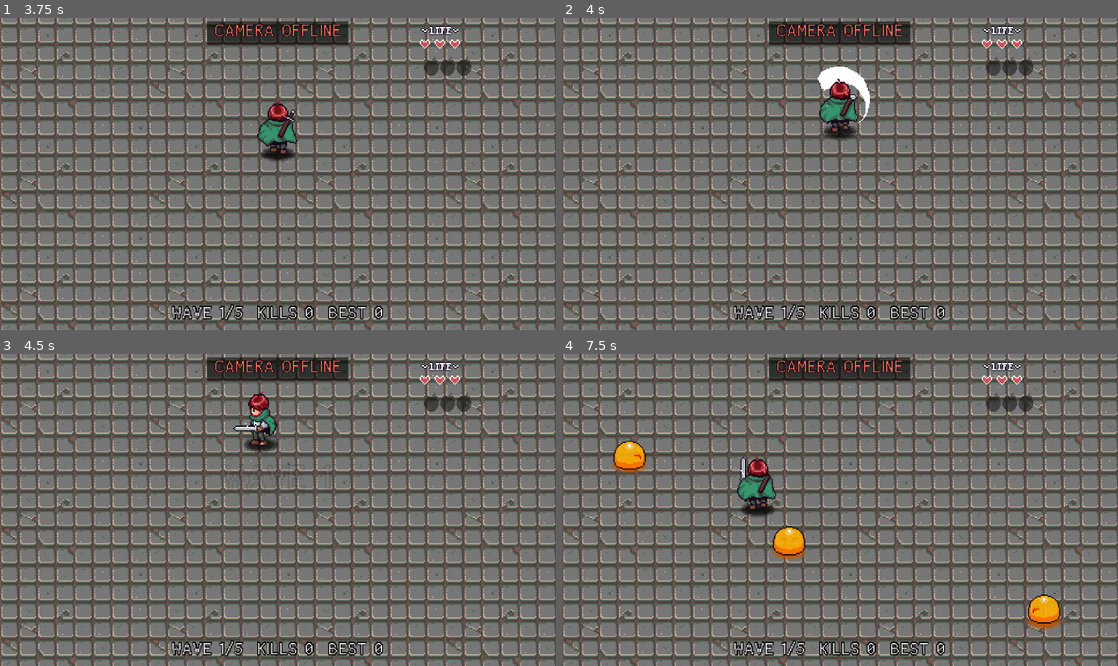
Above: before the commit, frames 1-4 (two rows, left to right).
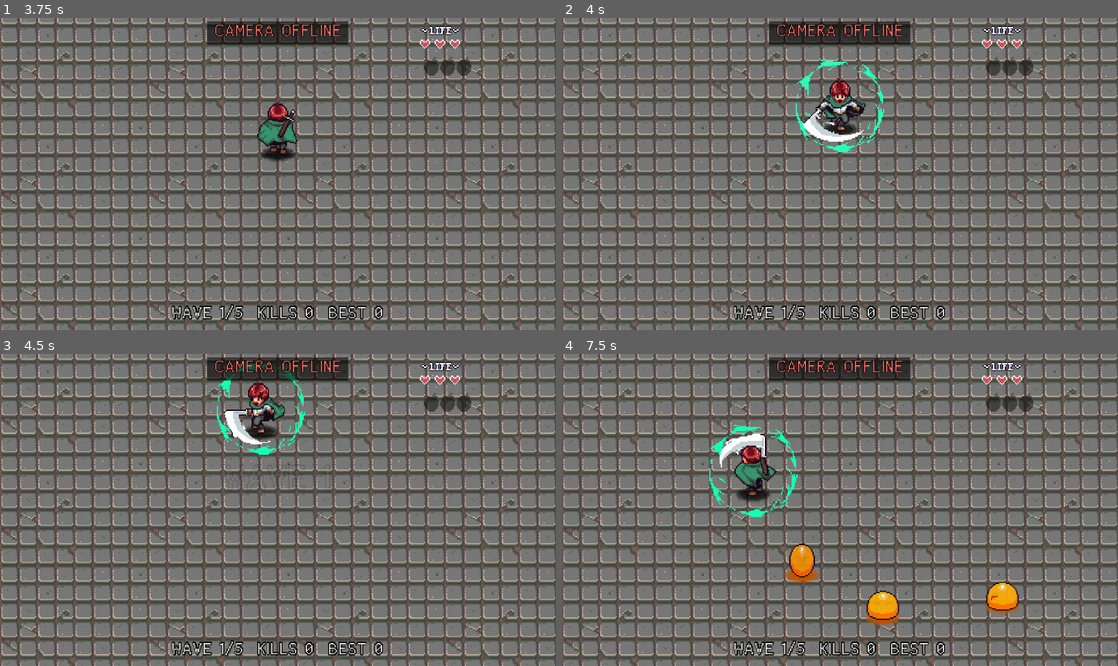
Above: after the commit, the same moments.

Repository: cjhDuke/AARPG-Gesture
Game: Godot game, scene res://ui/title/title_scene.tscn
Two runs of this game, one before a commit and one after it. Both use one fixed random seed, a clock stepped at 60 frames per second and the inputs below.
Inputs (mouse positions are in pixels of both pictures, inside the frame that each line leads up to):
- Up to frame 1 (3.75 s): tap Enter at 0.5 s; move the mouse to (400, 158) at 0.52 s; hold D (right) 0.53-1.28 s; hold Z (attack) 0.53-1.28 s; click (400, 158) at 0.67 s; move the mouse to (166, 189) at 1.27 s; hold S (down) 1.28-2.03 s; tap L (ability) at 1.35 s; tap Z (attack) at 1.55 s; move the mouse to (333, 105) at 2.02 s; hold D (right) 2.03-2.75 s; hold Z (attack) 2.03-2.75 s; click "START" at 2.75 s; move the mouse to (250, 236) at 3.52 s; hold W (up) from 3.53 s (still down); tap 0 at 3.6 s; click (250, 236) at 3.67 s
- Up to frame 2 (4 s): keep holding W (up); tap Z (attack) at 3.8 s
- Up to frame 3 (4.5 s): move the mouse to (444, 556) at 4.27 s; release W (up) at 4.28 s; hold A (left) from 4.28 s (still down); hold Z (attack) from 4.28 s (still down); tap I at 4.35 s
- Up to frame 4 (7.5 s): move the mouse to (673, 463) at 5.02 s; release Z (attack) at 5.03 s; tap G at 5.1 s; tap Z (attack) at 5.3, 6.8 s; move the mouse to (867, 510) at 5.77 s; release A (left) at 5.78 s; hold S (down) 5.78-6.53 s; hold Z (attack) 5.78-6.53 s; click (867, 510) at 5.92 s; move the mouse to (756, 432) at 6.52 s; hold D (right) 6.53-7.28 s; tap L (ability) at 6.6 s; move the mouse to (962, 494) at 7.27 s; hold W (up) from 7.28 s (still down); hold Z (attack) from 7.28 s (still down)

Frame 1 is identical in both runs. In frame 2, 2.1% of the frame differs, in the area x 42-58%, y 13-43%; in frame 3, 1.7%; in frame 4, 5.1%, in the area x 9-90%, y 22-89%.

Commit message:
feat: 普通攻击改成全方位旋转斩
- 自动攻击不再转向挥剑，改为以主角为圆心的一圈旋转斩（半径 38，伤害 2，不无敌）
- 触发距离 34，两次之间最短间隔 0.7 秒；键盘 J / Z 按下即放
- State_ChargeAttack 新增 instant / spin_invulnerable，蓄力分支保留

Diff:
--- a/levels/survival/hand_controller.gd
+++ b/levels/survival/hand_controller.gd
@@ -30,11 +30,11 @@
 const WALK_START_DIST : float = 10.0
 const WALK_STOP_DIST : float = 4.0
 
-## 自动挥剑：敌人（原点）到主角（原点）的距离小于它就挥剑。
-## 依据：AttackHitBox 圆半径 20、敌人受击圆在其原点上方 7 像素；
-## 无界面实测上下左右四个方向、敌人静止在 20 / 30 / 35 像素处，都能被命中（距离 >35 未测）。
-const ATTACK_RANGE : float = 36.0
-const ATTACK_COOLDOWN : float = 0.32
+## 自动攻击（旋转斩，一圈都打得到，不看朝向）：敌人（原点）到主角（原点）的距离小于它就放。
+## 依据：ChargeSpinHitBox 是半径 38 的圆，伤害 2；取略小于半径的值保证放出来能打到。
+## ATTACK_COOLDOWN 是两次旋转斩起手之间的最短间隔（一次旋转约 0.31 秒）
+const ATTACK_RANGE : float = 34.0
+const ATTACK_COOLDOWN : float = 0.7
 
 ## 念力：不低于它才能起飞 / 重新抓住
 const PSI_START_MIN : float = 0.3
@@ -383,7 +383,7 @@
 	_cursor.global_position = _cursor_pos
 
 
-# ---------- 自动挥剑 ----------
+# ---------- 自动攻击（旋转斩） ----------
 
 func _update_auto_attack() -> void:
 	if _attack_cd > 0.0:
@@ -398,9 +398,7 @@
 	if to_enemy.length() >= ATTACK_RANGE:
 		return
 	_attack_cd = ATTACK_COOLDOWN
-	var dir := _cardinal( to_enemy )
-	_player.face( dir )
-	_swing( dir )
+	_swing()
 
 
 ## 最近的、已经淡入完成且活着的敌人
@@ -416,18 +414,10 @@
 	return best
 
 
-func _cardinal( v : Vector2 ) -> Vector2:
-	if absf( v.x ) > absf( v.y ):
-		return Vector2.RIGHT if v.x > 0.0 else Vector2.LEFT
-	return Vector2.DOWN if v.y > 0.0 else Vector2.UP
-
-
-## 注入 attack 按下，下一帧松开：状态机里就是一次普通攻击
-func _swing( dir : Vector2 ) -> void:
+## 注入 attack 按下，下一帧松开：状态机里就是一次旋转斩（State_ChargeAttack.instant）
+func _swing() -> void:
 	_send_attack( true )
 	await get_tree().process_frame
-	# 走路时蓄力状态可能把朝向改回走路方向，松开前再校正一次
-	_player.face( dir )
 	_send_attack( false )
 
 
--- a/player/scripts/states/state_charge_attack.gd
+++ b/player/scripts/states/state_charge_attack.gd
@@ -4,6 +4,10 @@
 @export var move_speed : float = 80.0
 @export var sfx_charged : AudioStream
 @export var sfx_spin : AudioStream
+## 为 true 时一进入本状态就直接放旋转斩，不用按住蓄力（手引生存的普通攻击就是它）
+@export var instant : bool = true
+## 直接放的旋转斩期间主角是否无敌（蓄力版始终无敌）
+@export var spin_invulnerable : bool = false
 
 var timer : float = 0.0
 var walking : bool = false
@@ -29,6 +33,10 @@
 	timer = charge_duration
 	is_attacking = false
 	walking = false
+	if instant:
+		timer = 0.0
+		charge_attack()
+		return
 	charge_hit_box.monitoring = true
 	gpu_particles_2d.emitting = true
 	gpu_particles_2d.amount = 4
@@ -95,7 +103,8 @@
 	spin_effect_sprite_2d.visible = true
 	spin_animation_player.play("spin")
 	var _duration : float = player.animation_player.current_animation_length
-	player.make_invulnerable(_duration)
+	if not instant or spin_invulnerable:
+		player.make_invulnerable(_duration)
 	charge_spin_hit_box.monitoring = true
 	await get_tree().create_timer(_duration * 0.875).timeout
 	if state_machine.current_state == self and player.is_dead == false:
